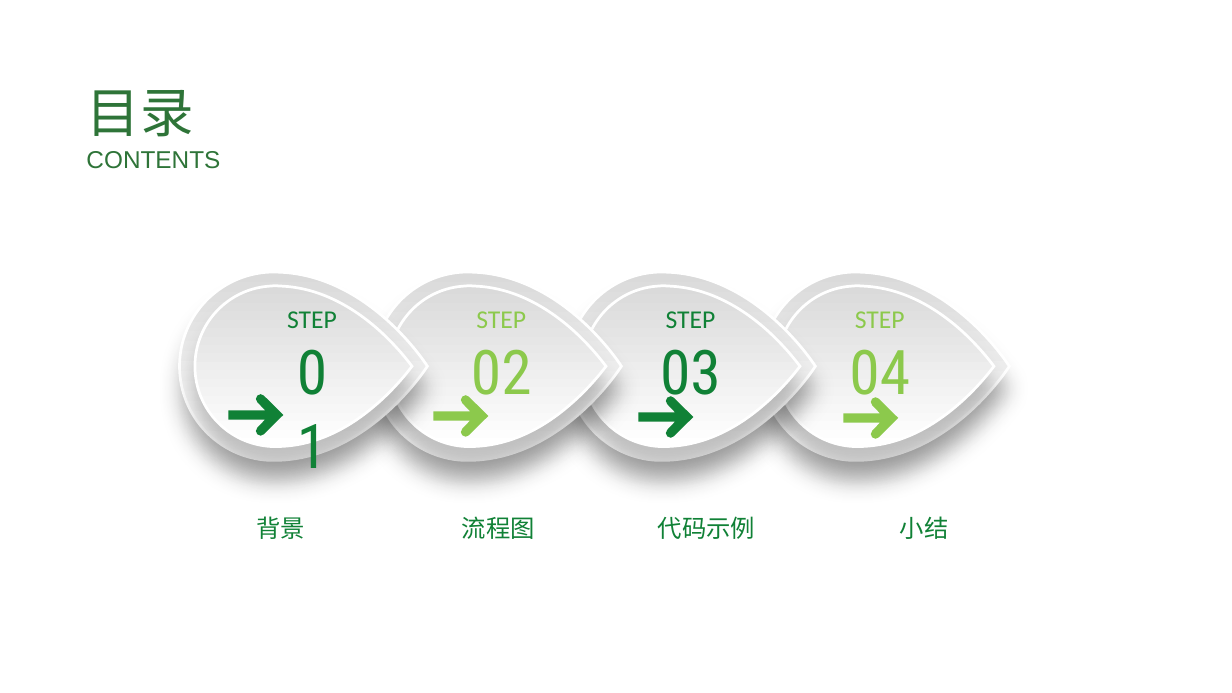
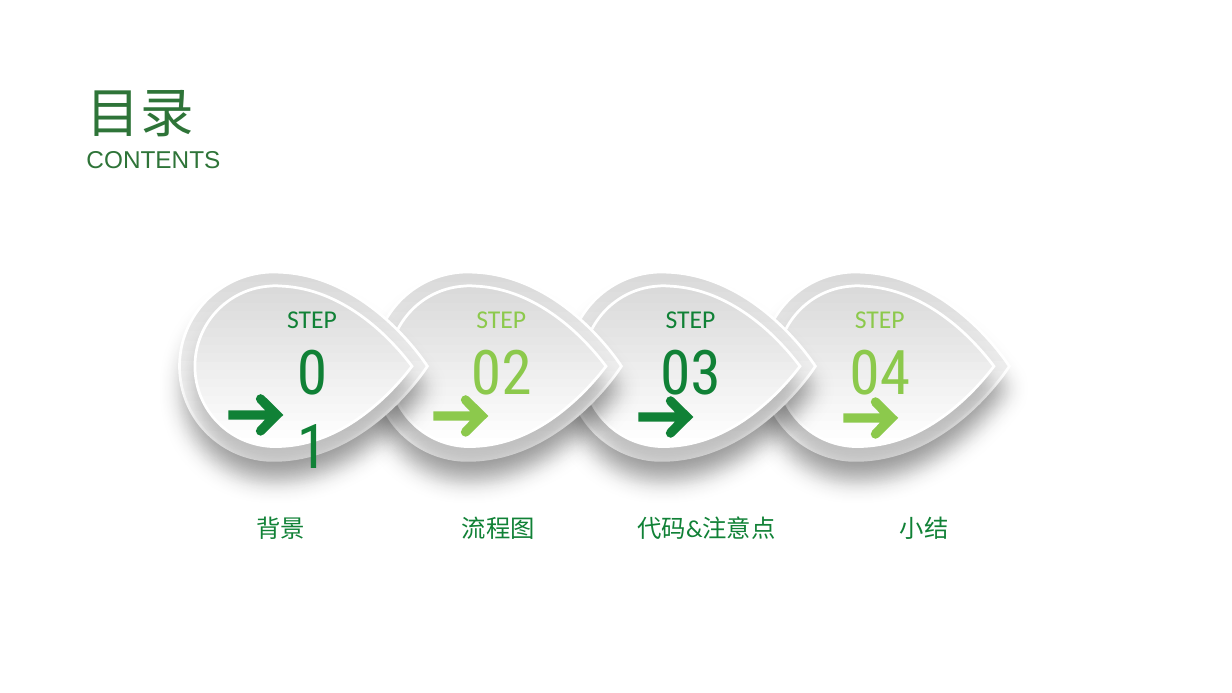
Before and after one commit to qiyer/ApplePayDemo, a slide deck: slide 2 of Pay_PPT/Apple_Pay.pptx. Drawn at 1232x693 pixels with LibreOffice and Linux fonts; fonts in the diff are those of the drawing; background and template pictures are left out. Boxes give left, top, right and bottom in pixels: in the first picture for what was removed or moved away, otherwise in the second. Text is boxed around its words. In the diff, an @@ line names an element or a change of style, - is before the commit and + after.

```diff
--- a/Pay_PPT/Apple_Pay.pptx
+++ b/Pay_PPT/Apple_Pay.pptx
@@ text at bbox=[637, 516, 775, 539]: text changed @@
-代码示例
+代码&注意点
```
Also in this commit, not shown: 1 other slide changed.
